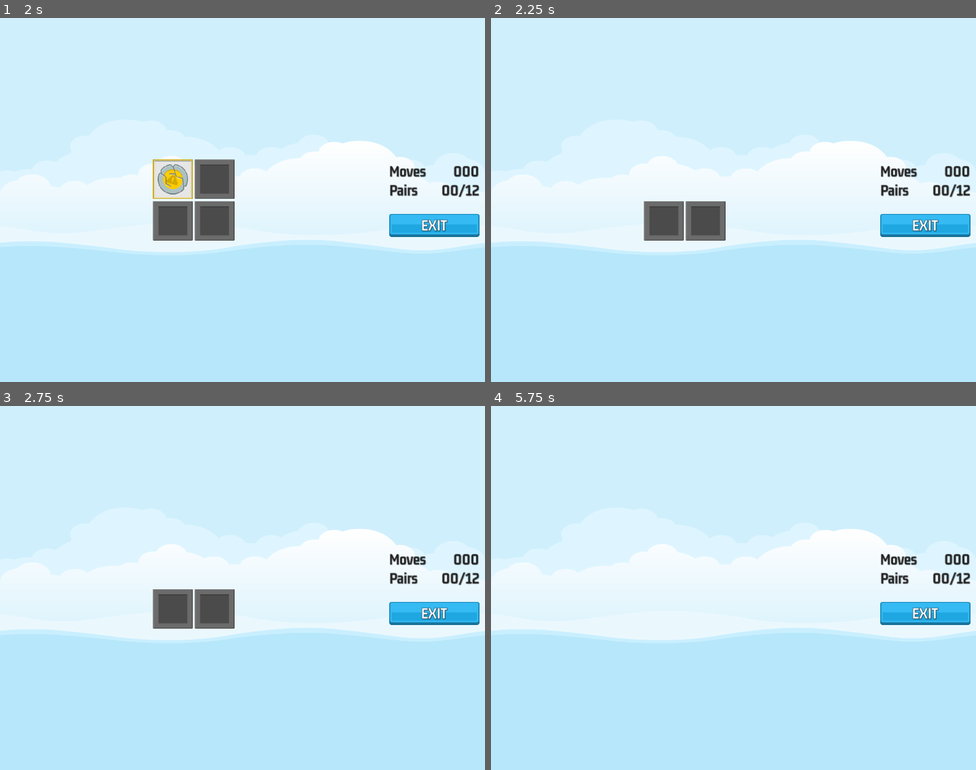
Above: before the commit, frames 1-4 (two rows, left to right).
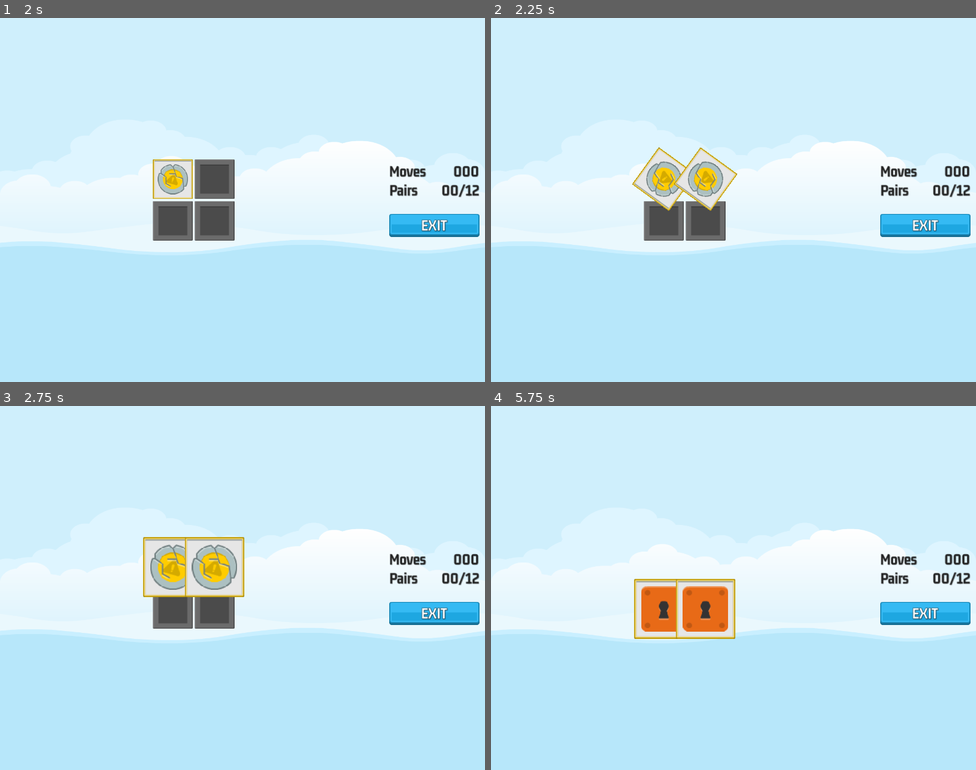
Above: after the commit, the same moments.

Repository: niamh-d/godot-memory-madness
Game: Godot game, scene res://scenes/master/master.tscn
Two runs of this game, one before a commit and one after it. Both use one fixed random seed, a clock stepped at 60 frames per second and the inputs below.
Inputs (mouse positions are in pixels of both pictures, inside the frame that each line leads up to):
- Up to frame 1 (2 s): click "2x2" at 0.5 s; click (174, 178) at 1.25 s
- Up to frame 2 (2.25 s): click (704, 178) at 2.02 s
- Up to frame 3 (2.75 s): no input
- Up to frame 4 (5.75 s): click (665, 609) at 2.77 s; click (704, 609) at 3.52 s; click (665, 566) at 4.27 s; click (665, 609) at 5.02 s

Frame 1 is identical in both runs. In frame 2, 1.8% of the frame differs, in the area x 29-51%, y 35-53%; in frame 3, 3.0%, in the area x 29-51%, y 36-53%; in frame 4, 2.8%.

Commit message:
matched pair memory tile tween

Diff:
--- a/scenes/memory_tile/memory_tile.gd
+++ b/scenes/memory_tile/memory_tile.gd
@@ -30,7 +30,15 @@
 
 func kill_on_success() -> void:
 	z_index = 1
-	scale = Vector2.ZERO
+
+	var tween: Tween = get_tree().create_tween()
+	tween.set_parallel(true)
+	tween.tween_property(self, "disabled", true, 0)
+	tween.tween_property(self, "rotation_degrees", 720, 0.5)
+	tween.tween_property(self, "scale", Vector2(1.5, 1.5), 0.5)
+	tween.set_parallel(false)
+	tween.tween_interval(0.6)
+	tween.tween_property(self, "scale", Vector2.ZERO, 0)
 
 func on_selection_enabled() -> void:
 	_can_select_me = true
